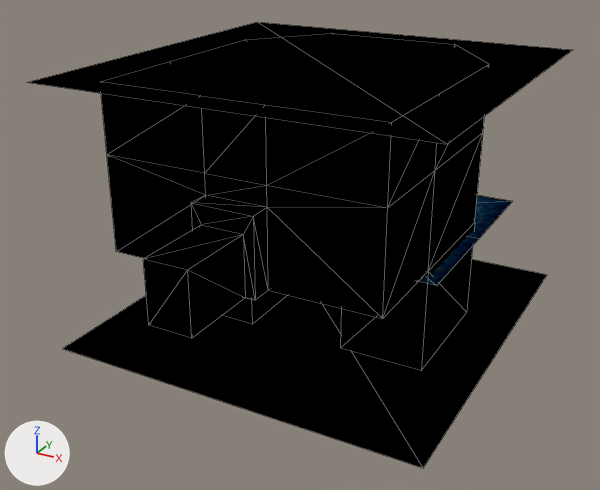
Two versions of the Blender file scene/TriforceRoom/TriforceRoom.blend, one commit apart.
Rendered twice from a 50 mm lens placed at (72.6, -151.8, 59.5), pointed at (-0.4, -19.1, -6.8). Arrows for +X, +Y and +Z are at lower left; the lights stay in place. Mesh edges are drawn as thin lines.

Names of what the first picture shows: 'TriforceRoomMeshObj'.
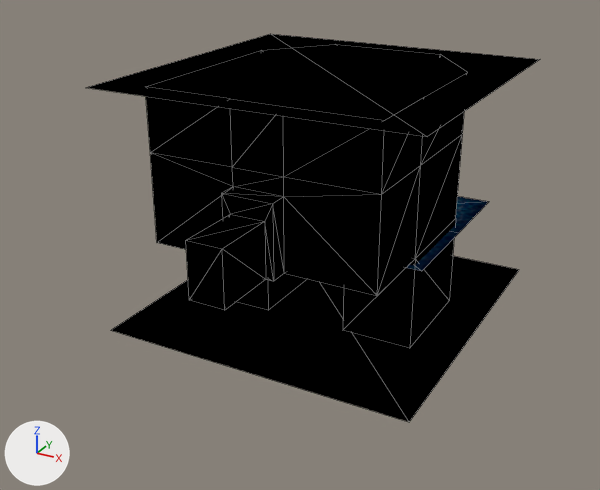
Where the change shows, as pixel boxes [x1, y1, x2, y2] in the pictures (600 x 490 px; the box of a moved part takes in the faces that stretch with it):
'TriforceRoomMeshObj', reshaped (17% narrower, 13% shorter): before [27, 22, 572, 468]; after [86, 34, 540, 422]
part 1 of me_triforceroommesh, moved or reshaped: before [418, 195, 512, 286]; after [406, 196, 488, 271]
part 2 of me_triforceroommesh, moved or reshaped: before [27, 22, 572, 468]; after [86, 34, 540, 422]

Patch to the scene script:
```diff
--- a/scene/TriforceRoom/TriforceRoom.blend.py
+++ b/scene/TriforceRoom/TriforceRoom.blend.py
@@ me_triforceroommesh @@
 # used by ob_triforceroommeshobj; parent = ob_room00; location = (0.0, 0.0, 0.0)
-me_triforceroommesh.from_pydata(...)  # 101 vertices, 156 faces; spans x -38.2..38.2, y -61.9..31.8, z -25.9..27.4
+me_triforceroommesh.from_pydata(...)  # 101 vertices, 156 faces; spans x -32.5..32.5, y -51.9..27.8, z -24.2..25.5
+# me_triforceroommesh part 1: the loose piece of 9 vertices spanning x -29.9..29.9, y -23.8..24.8, z -6.5 is scaled about its middle by (0.85, 0.85, 1), then moved by (0.0, 0.7, 0.0)
+# me_triforceroommesh part 2: 92 of 101 vertices moved; they spanned x -38.2..38.2, y -61.9..31.8, z -25.9..27.4 and now span x -32.5..32.5, y -51.9..27.8, z -24.2..25.5; mean shift (0.0, 3.0, -0.1); largest move (-4.2, -61.9, 6.6) -> (-3.5, -51.9, 6.0)
 me_triforceroommesh.materials.append(mat_tilematl)
```
